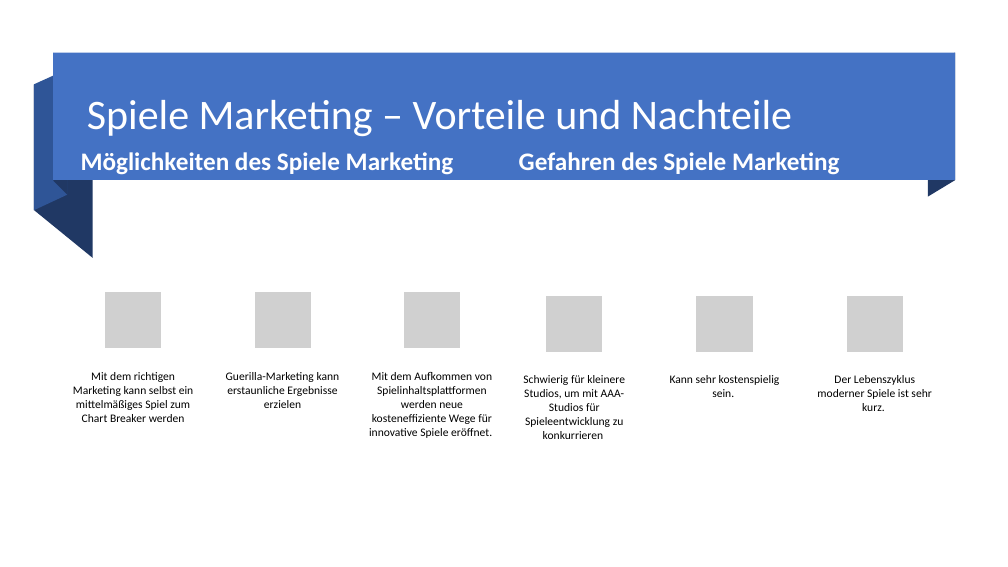
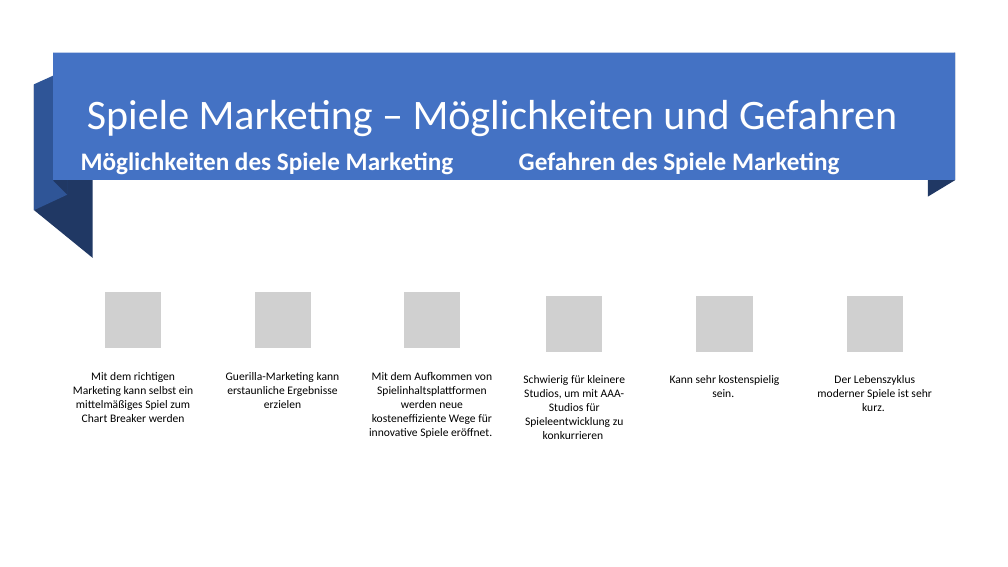
Before and after one commit to FragonGamer/ishjarta, a slide deck: slide 3 of Vermarktung des Spieles_Ishjarta.pptx. Drawn at 1008x567 pixels with LibreOffice and Linux fonts; fonts in the diff are those of the drawing; grey boxes stand for pictures. Boxes give left, top, right and bottom in pixels: in the first picture for what was removed or moved away, otherwise in the second. Text is boxed around its words. In the diff, an @@ line names an element or a change of style, - is before the commit and + after.

```diff
--- a/Vermarktung des Spieles_Ishjarta.pptx
+++ b/Vermarktung des Spieles_Ishjarta.pptx
@@ title at [87, 100, 897, 136]: text changed @@
-Spiele Marketing – Vorteile und Nachteile
+Spiele Marketing – Möglichkeiten und Gefahren
```
Also in this commit, not shown: 2 other slides changed, 1 other file.
